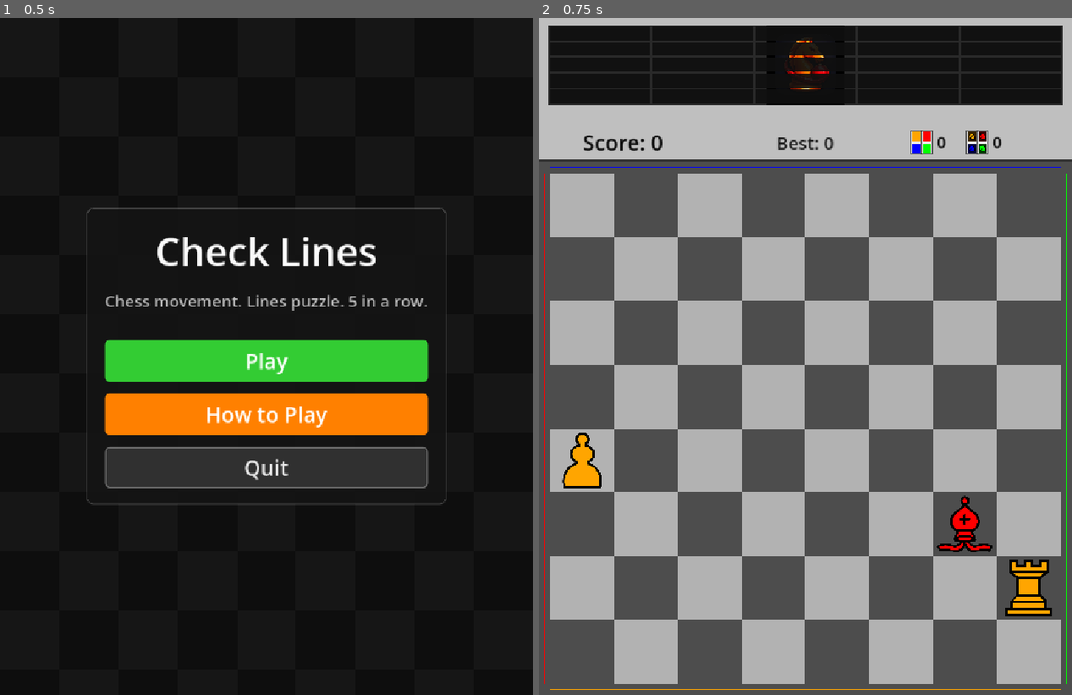
Above: before the commit, frames 1-2 (left to right).
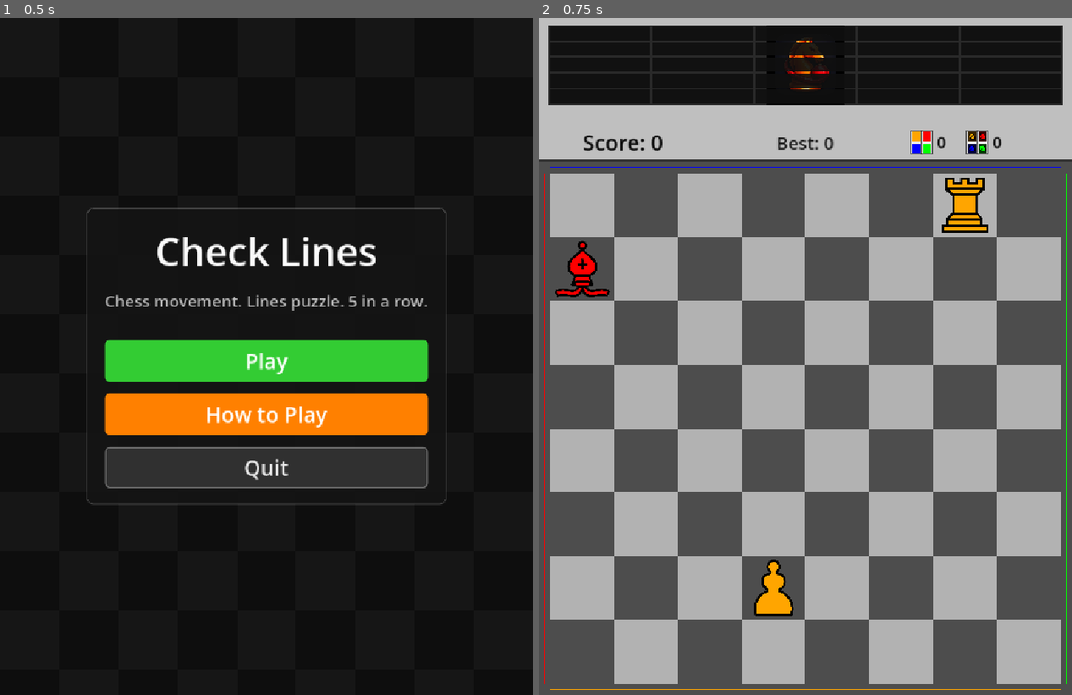
Above: after the commit, the same moments.

Repository: abudarevsky/checklines
Game: Godot game, scene res://scenes/ui/MainMenu.tscn
Same seed, same stepped clock (60 frames per second), same inputs: the game is played once before the commit and once after it.
Inputs:
- Up to frame 1 (0.5 s): no input
- Up to frame 2 (0.75 s): click "Play" at 0.5 s

Frame 1 is identical in both runs. In frame 2, 2.5% of the frame differs, in the area x 3-97%, y 23-89%.

Commit message:
Refine spawn endings and placement rules

Diff:
--- a/scripts/board/BoardManager.gd
+++ b/scripts/board/BoardManager.gd
@@ -1,5 +1,7 @@
 extends Node2D
 class_name BoardManager
+
+const SpawnPlannerScript = preload("res://scripts/board/SpawnPlanner.gd")
 
 signal piece_selected(piece)
 signal piece_moved(from, to)
@@ -480,6 +482,9 @@
 			available_colors.append(color)
 	return available_colors
 
+func can_spawn_any_piece() -> bool:
+	return SpawnPlannerScript.has_spawn_capacity(board)
+
 func get_weighted_random_piece_type(available_types: Array) -> int:
 	var weights := GameManager.get_piece_spawn_weights()
 	var total_weight := 0.0
@@ -519,13 +524,44 @@
 	var piece_type = GameManager.get_random_piece_type()
 	return resolve_spawn_piece_data(piece_type, color)
 
-func spawn_random_pieces(count: int):
-	var empty_cells = get_empty_cells()
-	empty_cells.shuffle()
-
-	for i in range(min(count, empty_cells.size())):
-		var cell = empty_cells[i]
+func get_preferred_spawn_cell(piece_type: int, color: int) -> Vector2i:
+	var empty_cells: Array = get_empty_cells()
+	return SpawnPlannerScript.get_preferred_spawn_cell(board, empty_cells, piece_type, color)
+
+func spawn_piece_with_preferred_placement(spawn_data: Dictionary) -> bool:
+	if spawn_data.is_empty():
+		return false
+
+	var grid_pos: Vector2i = get_preferred_spawn_cell(spawn_data["piece_type"], spawn_data["color"])
+	if grid_pos == Vector2i(-1, -1):
+		return false
+
+	add_piece(spawn_data["piece_type"], spawn_data["color"], grid_pos)
+	return true
+
+func spawn_random_pieces(count: int) -> int:
+	var spawn_count: int = mini(count, get_empty_cells().size())
+	var spawned_count := 0
+
+	for i in range(spawn_count):
 		var spawn_data: Dictionary = get_random_spawn_piece_data()
 		if spawn_data.is_empty():
-			return
-		add_piece(spawn_data["piece_type"], spawn_data["color"], cell)
+			return spawned_count
+		if not spawn_piece_with_preferred_placement(spawn_data):
+			return spawned_count
+		spawned_count += 1
+
+	return spawned_count
+
+func fill_empty_cells_with_kings():
+	var empty_cells: Array = get_empty_cells()
+	if empty_cells.is_empty():
+		return
+
+	var king_colors: Array = GameManager.PieceColor.values()
+	king_colors.shuffle()
+
+	for i in range(empty_cells.size()):
+		var grid_pos: Vector2i = empty_cells[i]
+		var king_color: int = king_colors[i % king_colors.size()]
+		add_piece(GameManager.PieceType.KING, king_color, grid_pos)
--- a/scripts/board/GameBoard.gd
+++ b/scripts/board/GameBoard.gd
@@ -307,23 +307,18 @@
 	return str(number) + "th"
 
 func _check_game_over():
-	if not board_manager.has_legal_moves():
+	if not board_manager.has_legal_moves() or not board_manager.can_spawn_any_piece():
 		GameManager.end_game()
 
 func _spawn_initial_pieces():
 	var piece_count = 3
 
 	for i in range(piece_count):
-		var empty_cells = board_manager.get_empty_cells()
-		if empty_cells.is_empty():
-			break
-
-		empty_cells.shuffle()
-		var cell = empty_cells[0]
 		var spawn_data: Dictionary = board_manager.get_random_spawn_piece_data()
 		if spawn_data.is_empty():
 			break
-		board_manager.add_piece(spawn_data["piece_type"], spawn_data["color"], cell)
+		if not board_manager.spawn_piece_with_preferred_placement(spawn_data):
+			break
 
 func _on_capture_made(_piece, _target):
 	AudioManager.play_sound("capture")
@@ -371,7 +366,12 @@
 
 	var cleared_from_move := await _resolve_chain_waves()
 	if not cleared_from_move:
-		_spawn_new_pieces()
+		var spawned_count: int = _spawn_new_pieces()
+		if spawned_count == 0:
+			board_manager.fill_empty_cells_with_kings()
+			_check_game_over()
+			is_processing_move = false
+			return
 		await get_tree().create_timer(0.3).timeout
 		await _resolve_chain_waves()
 
@@ -441,5 +441,5 @@
 	for piece in chain:
 		board_manager.remove_piece(piece.grid_position)
 
-func _spawn_new_pieces():
-	board_manager.spawn_random_pieces(3)
+func _spawn_new_pieces() -> int:
+	return board_manager.spawn_random_pieces(3)
--- /dev/null
+++ b/scripts/board/SpawnPlanner.gd
@@ -0,0 +1,71 @@
+extends RefCounted
+class_name SpawnPlanner
+
+const PIECE_TYPE_COUNT: int = 6
+const PIECE_COLOR_COUNT: int = 4
+const KING_TYPE: int = 5
+const PIECE_LIMITS: Dictionary = {
+	0: 8,
+	1: 2,
+	2: 2,
+	3: 2,
+	4: 1,
+	5: 1
+}
+
+class PreviewPiece:
+	extends RefCounted
+
+	var piece_type: int
+	var piece_color: int
+	var grid_position: Vector2i
+
+	func _init(type: int, color: int, pos: Vector2i):
+		piece_type = type
+		piece_color = color
+		grid_position = pos
+
+static func would_spawn_create_chain(board: Dictionary, piece_type: int, color: int, grid_pos: Vector2i) -> bool:
+	var preview_board: Dictionary = board.duplicate()
+	preview_board[grid_pos] = PreviewPiece.new(piece_type, color, grid_pos)
+	return not ChainDetector.find_chains(preview_board).is_empty()
+
+static func get_preferred_spawn_cell(board: Dictionary, empty_cells: Array, piece_type: int, color: int) -> Vector2i:
+	if empty_cells.is_empty():
+		return Vector2i(-1, -1)
+
+	var shuffled_cells: Array = empty_cells.duplicate()
+	shuffled_cells.shuffle()
+	var safe_cells: Array = []
+	for cell in shuffled_cells:
+		if not would_spawn_create_chain(board, piece_type, color, cell):
+			safe_cells.append(cell)
+
+	if not safe_cells.is_empty():
+		return safe_cells[0]
+
+	return shuffled_cells[0]
+
+static func has_spawn_capacity(board: Dictionary) -> bool:
+	var has_king := false
+	var counts_by_key: Dictionary = {}
+
+	for piece in board.values():
+		if piece.piece_type == KING_TYPE:
+			has_king = true
+
+		var key: String = "%d:%d" % [piece.piece_color, piece.piece_type]
+		counts_by_key[key] = int(counts_by_key.get(key, 0)) + 1
+
+	for color in range(PIECE_COLOR_COUNT):
+		for piece_type in range(PIECE_TYPE_COUNT):
+			if piece_type == KING_TYPE and has_king:
+				continue
+
+			var key: String = "%d:%d" % [color, piece_type]
+			var limit: int = int(PIECE_LIMITS.get(piece_type, 0))
+			var current_count: int = int(counts_by_key.get(key, 0))
+			if current_count < limit:
+				return true
+
+	return false
--- /dev/null
+++ b/tests/spawn_behavior_test.gd
@@ -0,0 +1,184 @@
+extends SceneTree
+
+const SpawnPlannerScript = preload("res://scripts/board/SpawnPlanner.gd")
+const PIECE_LIMITS := {
+	0: 8,
+	1: 2,
+	2: 2,
+	3: 2,
+	4: 1
+}
+
+class MockPiece:
+	var piece_type: int
+	var piece_color: int
+	var grid_position: Vector2i
+
+	func _init(type: int, color: int, pos: Vector2i):
+		piece_type = type
+		piece_color = color
+		grid_position = pos
+
+func _initialize():
+	var failures: Array[String] = []
+
+	_run_test("fills all three remaining empty cells", _test_fills_last_three_empty_cells, failures)
+	_run_test("prefers non-clearing spawn cells when available", _test_prefers_non_clearing_spawn_cells, failures)
+	_run_test("uses line-making cell when every empty cell would clear", _test_uses_line_cell_when_no_safe_cell_exists, failures)
+	_run_test("detects lines after filling the last three cells", _test_detects_lines_after_last_three_spawns, failures)
+	_run_test("reports no spawn capacity when one-king rule exhausts inventory", _test_detects_spawn_inventory_exhaustion, failures)
+
+	if failures.is_empty():
+		print("All spawn behavior tests passed")
+		quit(0)
+		return
+
+	for failure in failures:
+		push_error(failure)
+	quit(1)
+
+func _run_test(name: String, test_callable: Callable, failures: Array[String]):
+	var error_message: String = test_callable.call()
+	if error_message != "":
+		failures.append(name + ": " + error_message)
+
+func _test_fills_last_three_empty_cells() -> String:
+	var board: Dictionary = {}
+	var open_cells: Array[Vector2i] = [Vector2i(5, 7), Vector2i(6, 7), Vector2i(7, 7)]
+	for y in range(GameManager.BOARD_SIZE):
+		for x in range(GameManager.BOARD_SIZE):
+			var pos := Vector2i(x, y)
+			if pos in open_cells:
+				continue
+			board[pos] = _piece(GameManager.PieceType.PAWN, GameManager.PieceColor.BLUE, pos)
+
+	for cell in open_cells:
+		var chosen_cell: Vector2i = SpawnPlannerScript.get_preferred_spawn_cell(
+			board,
+			_get_empty_cells(board),
+			GameManager.PieceType.ROOK,
+			GameManager.PieceColor.RED
+		)
+		if chosen_cell == Vector2i(-1, -1):
+			return "spawn planner failed to choose one of the last three cells"
+		board[chosen_cell] = _piece(GameManager.PieceType.ROOK, GameManager.PieceColor.RED, chosen_cell)
+
+	if _get_empty_cells(board).size() != 0:
+		return "expected all three empty cells to be consumed"
+
+	return ""
+
+func _test_prefers_non_clearing_spawn_cells() -> String:
+	var board: Dictionary = _make_board([
+		_piece(GameManager.PieceType.ROOK, GameManager.PieceColor.RED, Vector2i(0, 0)),
+		_piece(GameManager.PieceType.BISHOP, GameManager.PieceColor.RED, Vector2i(1, 0)),
+		_piece(GameManager.PieceType.KNIGHT, GameManager.PieceColor.RED, Vector2i(2, 0)),
+		_piece(GameManager.PieceType.QUEEN, GameManager.PieceColor.RED, Vector2i(3, 0))
+	])
+	var empty_cells: Array = [Vector2i(4, 0), Vector2i(7, 7)]
+
+	var chosen_cell: Vector2i = SpawnPlannerScript.get_preferred_spawn_cell(
+		board,
+		empty_cells,
+		GameManager.PieceType.PAWN,
+		GameManager.PieceColor.RED
+	)
+	if chosen_cell == Vector2i(4, 0):
+		return "line-clearing cell was chosen even though a safe cell existed"
+
+	return ""
+
+func _test_uses_line_cell_when_no_safe_cell_exists() -> String:
+	var board: Dictionary = _make_board([
+		_piece(GameManager.PieceType.ROOK, GameManager.PieceColor.RED, Vector2i(0, 0)),
+		_piece(GameManager.PieceType.BISHOP, GameManager.PieceColor.RED, Vector2i(1, 0)),
+		_piece(GameManager.PieceType.KNIGHT, GameManager.PieceColor.RED, Vector2i(2, 0)),
+		_piece(GameManager.PieceType.QUEEN, GameManager.PieceColor.RED, Vector2i(3, 0))
+	])
+	var empty_cells: Array = [Vector2i(4, 0)]
+
+	var chosen_cell: Vector2i = SpawnPlannerScript.get_preferred_spawn_cell(
+		board,
+		empty_cells,
+		GameManager.PieceType.PAWN,
+		GameManager.PieceColor.RED
+	)
+	if chosen_cell != Vector2i(4, 0):
+		return "expected the only available cell to be used even though it clears a line"
+
+	return ""
+
+func _test_detects_lines_after_last_three_spawns() -> String:
+	var board: Dictionary = {}
+	var open_cells: Array[Vector2i] = [Vector2i(2, 0), Vector2i(3, 0), Vector2i(4, 0)]
+	for y in range(GameManager.BOARD_SIZE):
+		for x in range(GameManager.BOARD_SIZE):
+			var pos := Vector2i(x, y)
+			if pos in open_cells:
+				continue
+			var piece_color: int = GameManager.PieceColor.BLUE
+			if y == 0 and x < 2:
+				piece_color = GameManager.PieceColor.RED
+			board[pos] = _piece(GameManager.PieceType.PAWN, piece_color, pos)
+
+	for cell in open_cells:
+		board[cell] = _piece(GameManager.PieceType.ROOK, GameManager.PieceColor.RED, cell)
+
+	var chains: Array = ChainDetector.find_chains(board)
+	if chains.is_empty():
+		return "expected a removable line after filling the last three cells"
+
+	return ""
+
+func _test_detects_spawn_inventory_exhaustion() -> String:
+	var board: Dictionary = {}
+	for color in GameManager.PieceColor.values():
+		for i in range(PIECE_LIMITS[GameManager.PieceType.PAWN]):
+			var pawn_pos := _next_free_cell(board)
+			board[pawn_pos] = _piece(GameManager.PieceType.PAWN, color, pawn_pos)
+		for i in range(PIECE_LIMITS[GameManager.PieceType.KNIGHT]):
+			var knight_pos := _next_free_cell(board)
+			board[knight_pos] = _piece(GameManager.PieceType.KNIGHT, color, knight_pos)
+		for i in range(PIECE_LIMITS[GameManager.PieceType.BISHOP]):
+			var bishop_pos := _next_free_cell(board)
+			board[bishop_pos] = _piece(GameManager.PieceType.BISHOP, color, bishop_pos)
+		for i in range(PIECE_LIMITS[GameManager.PieceType.ROOK]):
+			var rook_pos := _next_free_cell(board)
+			board[rook_pos] = _piece(GameManager.PieceType.ROOK, color, rook_pos)
+		for i in range(PIECE_LIMITS[GameManager.PieceType.QUEEN]):
+			var queen_pos := _next_free_cell(board)
+			board[queen_pos] = _piece(GameManager.PieceType.QUEEN, color, queen_pos)
+
+	var king_pos := _next_free_cell(board)
+	board[king_pos] = _piece(GameManager.PieceType.KING, GameManager.PieceColor.RED, king_pos)
+
+	if SpawnPlannerScript.has_spawn_capacity(board):
+		return "expected spawn capacity to be exhausted with one king already on the board"
+
+	return ""
+
+func _piece(type: int, color: int, pos: Vector2i) -> MockPiece:
+	return MockPiece.new(type, color, pos)
+
+func _make_board(pieces: Array) -> Dictionary:
+	var board: Dictionary = {}
+	for piece in pieces:
+		board[piece.grid_position] = piece
+	return board
+
+func _get_empty_cells(board: Dictionary) -> Array:
+	var empty_cells: Array = []
+	for y in range(GameManager.BOARD_SIZE):
+		for x in range(GameManager.BOARD_SIZE):
+			var pos := Vector2i(x, y)
+			if not board.has(pos):
+				empty_cells.append(pos)
+	return empty_cells
+
+func _next_free_cell(board: Dictionary) -> Vector2i:
+	for y in range(GameManager.BOARD_SIZE):
+		for x in range(GameManager.BOARD_SIZE):
+			var pos := Vector2i(x, y)
+			if not board.has(pos):
+				return pos
+	return Vector2i(-1, -1)
Not shown, changed: AGENTS.md
